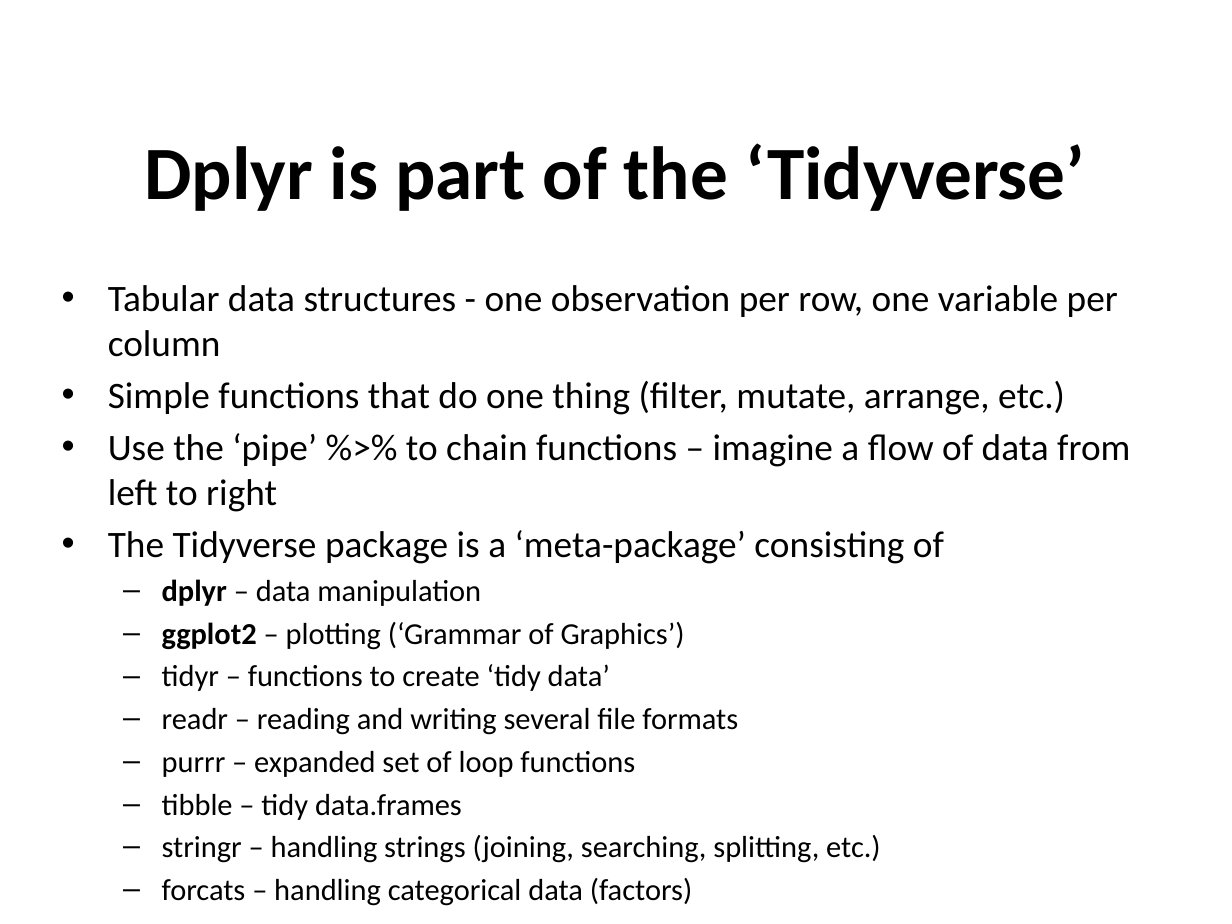
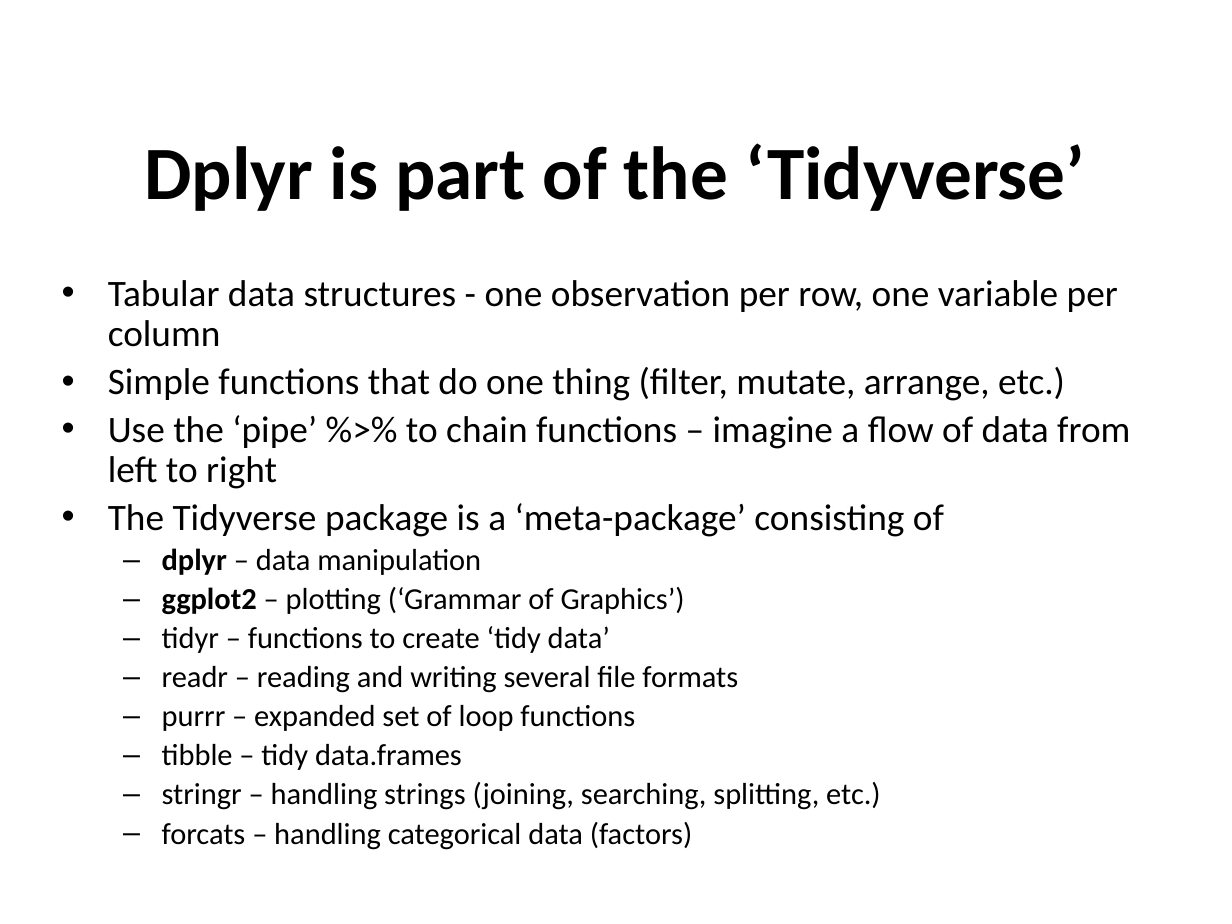
Before and after one commit to sraorao/data_analysis_visualisation_R_HT2022, a slide deck: slide 7 of powerpoint files/Session1.pptx. Drawn at 1232x924 pixels with LibreOffice and Linux fonts; fonts in the diff are those of the drawing. Boxes give left, top, right and bottom in pixels: in the first picture for what was removed or moved away, otherwise in the second. Text is boxed around its words. In the diff, an @@ line names an element or a change of style, - is before the commit and + after.

```diff
--- a/powerpoint files/Session1.pptx
+++ b/powerpoint files/Session1.pptx
@@ text "Tabular data structures - one ..." at [108,280,1130,850]: line spacing 1 to 0.9 @@
```
Also in this commit, not shown: 4 other slides changed.
